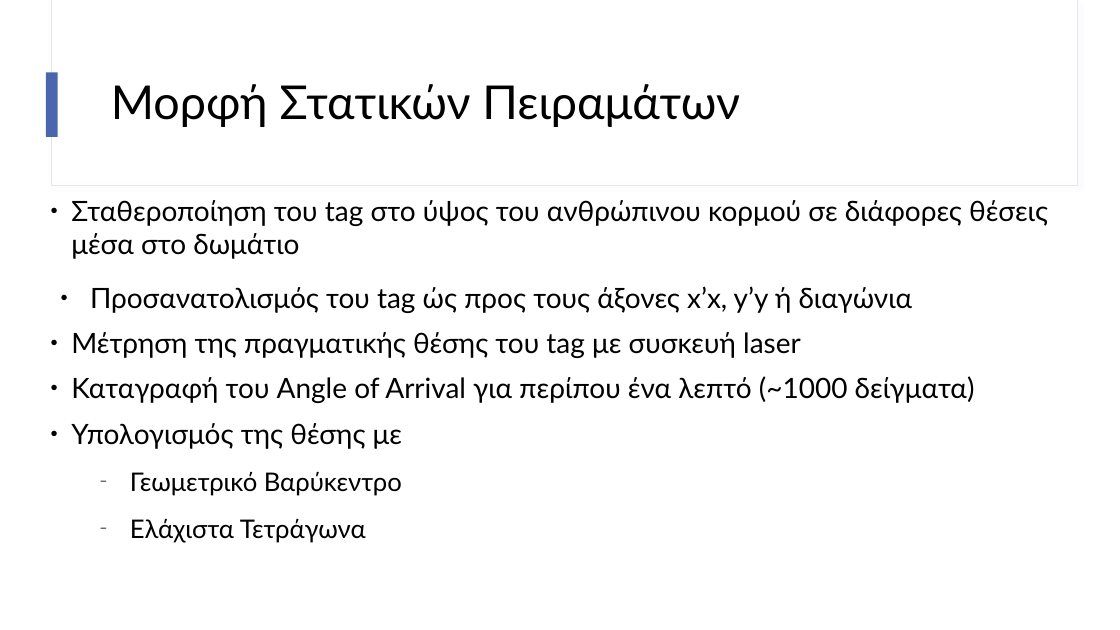
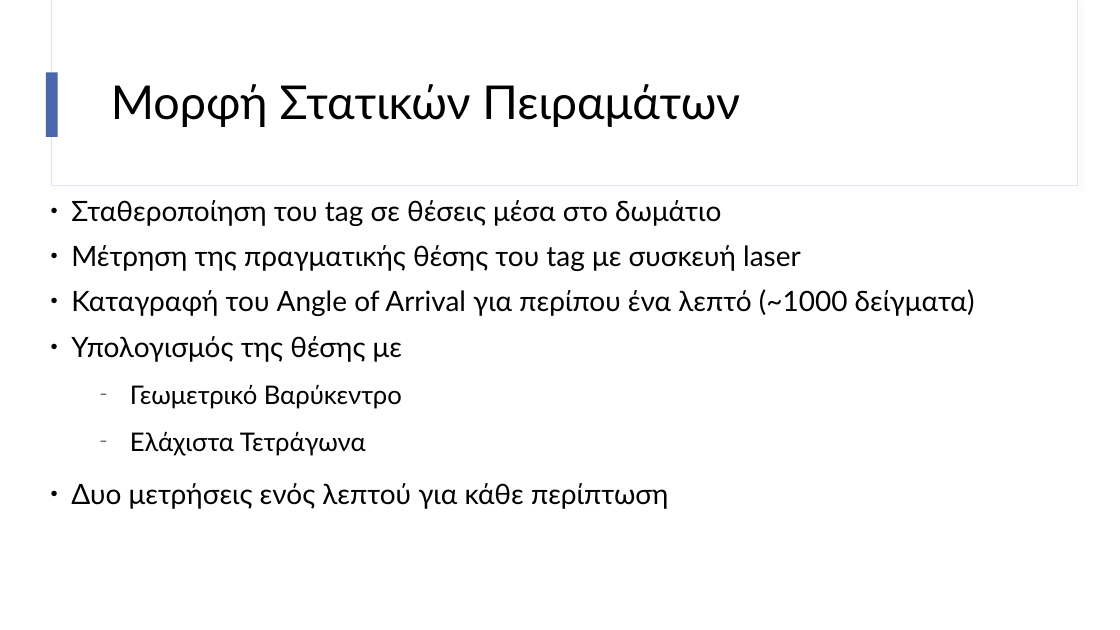
Before and after one commit to imanthoc/thesis, a slide deck: slide 13 of report/powerpoint/my_parousiasi.odp (slide 15 before the commit). Drawn at 1120x630 pixels with LibreOffice and Linux fonts; fonts in the diff are those of the drawing. Boxes give left, top, right and bottom in pixels: in the first picture for what was removed or moved away, otherwise in the second. Text is boxed around its words. In the diff, an @@ line names an element or a change of style, - is before the commit and + after.

```diff
--- a/report/powerpoint/my_parousiasi.odp
+++ b/report/powerpoint/my_parousiasi.odp
@@ text at bbox=[71, 200, 721, 226]: text changed @@
-● Σταθεροποίηση του tag στο ύψος του ανθρώπινου κορμού σε διάφορες θέσεις μέσα στο δωμάτιο
-● Προσανατολισμός του tag ώς προς τους άξονες x’x, y’y ή διαγώνια
+● Σταθεροποίηση του tag σε θέσεις μέσα στο δωμάτιο
@@ text at bbox=[71, 483, 669, 509]: paragraph added @@
+● Δυο μετρήσεις ενός λεπτού για κάθε περίπτωση
```
Also in this commit, not shown: 27 other slides changed, 5 slides removed, 4 other files.
